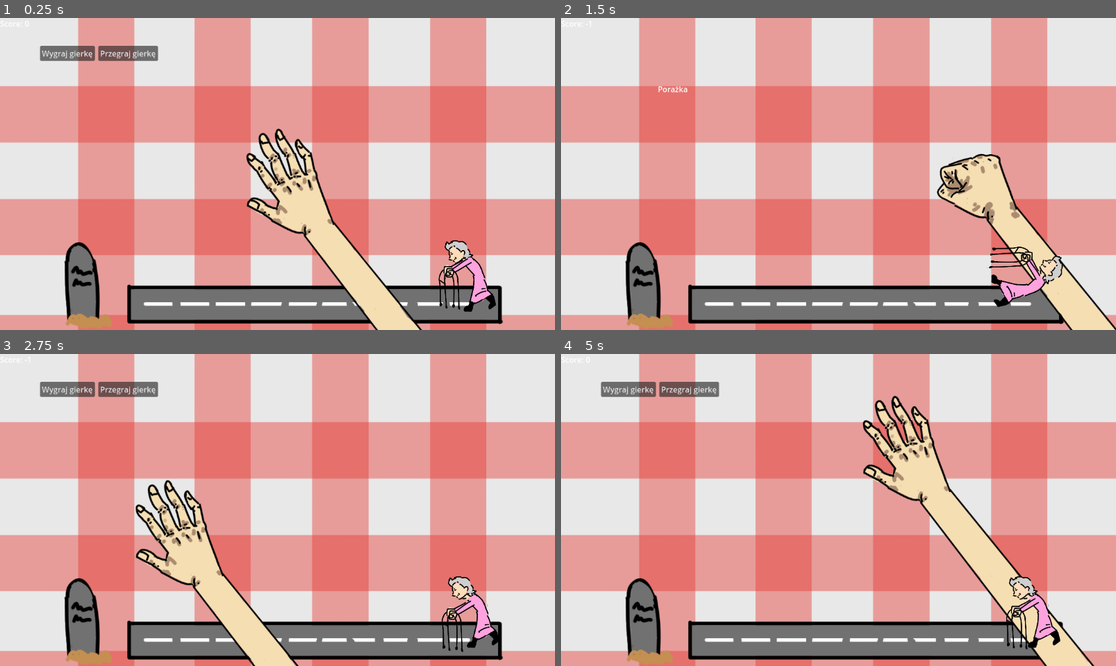
Above: before the commit, frames 1-4 (two rows, left to right).
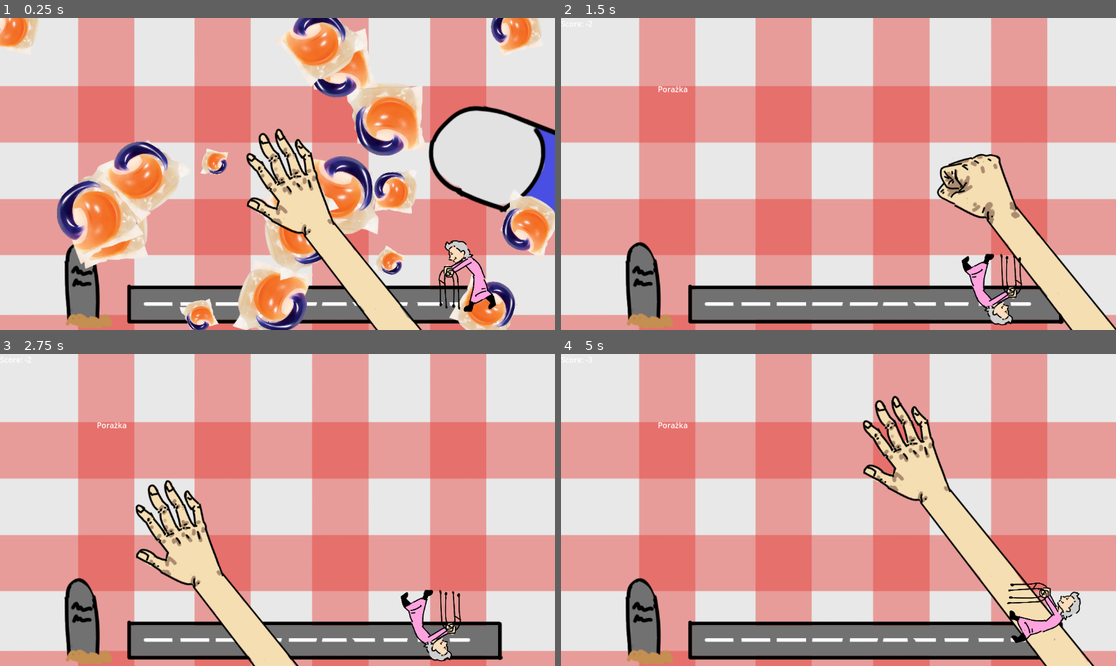
Above: after the commit, the same moments.

Repository: n0tcnj1eck4h/HackCarpathia2025
Game: Godot game, scene res://main.tscn
The game is run twice, just before and just after one commit, with the same random seed, the same clock (stepped at 60 frames per second) and the same inputs.
Inputs (mouse positions are in pixels of both pictures, inside the frame that each line leads up to):
- Up to frame 1 (0.25 s): no input
- Up to frame 2 (1.5 s): click (688, 52) at 0.5 s, where only the run before the commit has a clickable "Przegraj gierkę"; move the mouse to (960, 158) at 1.27 s; click (960, 158) at 1.42 s
- Up to frame 3 (2.75 s): tap Enter at 2 s; move the mouse to (166, 525) at 2.02 s; click (166, 525) at 2.17 s
- Up to frame 4 (5 s): click (627, 388) at 2.75 s, where only the run before the commit has a clickable "Wygraj gierkę"; click (688, 388) at 3.5 s, where only the run after the commit has a clickable "Przegraj gierkę"; tap Space at 4.25 s; move the mouse to (894, 441) at 4.27 s; click (894, 441) at 4.42 s

The runs differ from the first frame. In frame 1, 27% of the frame differs, in the area x 0-100%, y 0-100%; in frame 2, 1.7%; in frame 3, 2.9%; in frame 4, 2.6%.

Commit message:
Add pill consumer minigame

Diff:
--- a/ElderWare/main.gd
+++ b/ElderWare/main.gd
@@ -2,7 +2,8 @@
 
 var score = 0
 const MINIGAMES = [
-	preload("res://minigames/test/test.tscn")
+	preload("res://minigames/test/test.tscn"),
+	preload("res://minigames/pills/getyourmeds.tscn"),
 ]
 
 func _ready() -> void:
@@ -19,8 +20,10 @@
 	var minigame = MINIGAMES.pick_random().instantiate()
 	minigame.mingame_failed.connect(self._on_minigame_failed)
 	minigame.minigame_complete.connect(self._on_minigame_complete)
+	self._clear_minigame()
 	$MinigameContainer.add_child(minigame)
 	$GrandfatherClock.get_child(0).reset()
+
 
 
 func _on_minigame_failed():
--- a/ElderWare/minigames/minigame.gd
+++ b/ElderWare/minigames/minigame.gd
@@ -1,4 +1,4 @@
-extends Node
+extends Node2D
 class_name Minigame
 
 signal mingame_failed
--- a/ElderWare/minigames/pills/evil_pill.gd
+++ b/ElderWare/minigames/pills/evil_pill.gd
@@ -4,13 +4,12 @@
 var velocity = Vector2(200, 50)
 var size := Vector2(32, 32)
 
-signal evil_signal
+signal epic_signal
 
 # Called when the node enters the scene tree for the first time.
 func _ready() -> void:
 	$"Area2D".input_event.connect(_on_input_event)
 	pass # Replace with function body.
-
 
 # Called every frame. 'delta' is the elapsed time since the previous frame.
 func _process(delta: float) -> void:
@@ -43,4 +42,4 @@
 func _on_input_event(viewport: Viewport, event: InputEvent, idx: int) -> void:
 	if event is InputEventMouse:
 		if event.is_pressed() and self.get_viewport_rect().has_point(event.position):
-			self.queue_free()
+			epic_signal.emit()
--- a/ElderWare/minigames/pills/getyourmeds.gd
+++ b/ElderWare/minigames/pills/getyourmeds.gd
@@ -1,4 +1,4 @@
-extends Node2D
+extends Minigame
 
 
 # Called when the node enters the scene tree for the first time.
@@ -12,12 +12,28 @@
 	pass
 
 const BouncyEntityScene = preload("res://minigames/pills/evil_pill.tscn")
+const HealthyEntityScene = preload("res://minigames/pills/good_pill.tscn")
 
 func spawn_bouncy_entities() -> void:
-	var viewport_size := get_viewport_rect().size
+	var viewport_size := self.get_viewport_rect().size
+
+	var pill = HealthyEntityScene.instantiate()
+	add_child(pill)
+	pill.epic_signal.connect(self.minigame_complete.emit)
+	pill.position = Vector2(
+		randf_range(0, viewport_size.x),
+		randf_range(0, viewport_size.y)
+	)
+
+	pill.velocity = Vector2(randf_range(-1, 1), randf_range(-1, 1)).normalized() * randf_range(10.0, 500.0)
+	pill.rpm = randf_range(-4, 4)
+	var pillscale = randf_range(1, 4)
+	pill.apply_scale(Vector2(pillscale, pillscale))
+
 	for i in range(20):
 		var entity = BouncyEntityScene.instantiate()
 		add_child(entity)
+		entity.epic_signal.connect(self.mingame_failed.emit)
 		entity.position = Vector2(
 			randf_range(0, viewport_size.x),
 			randf_range(0, viewport_size.y)
--- /dev/null
+++ b/ElderWare/minigames/pills/good_pill.tscn
@@ -0,0 +1,20 @@
+[gd_scene load_steps=4 format=3 uid="uid://c5ylrlarouwrb"]
+
+[ext_resource type="Script" uid="uid://hi5yrvwrnd83" path="res://minigames/pills/evil_pill.gd" id="1_6sbgc"]
+[ext_resource type="Texture2D" uid="uid://dr75adrrp4dgs" path="res://assets/pigulka3.png" id="2_6sbgc"]
+
+[sub_resource type="CircleShape2D" id="CircleShape2D_4pqm3"]
+radius = 74.108
+
+[node name="EpicPill" type="Node2D"]
+script = ExtResource("1_6sbgc")
+
+[node name="Sprite2D" type="Sprite2D" parent="."]
+position = Vector2(18, 76)
+scale = Vector2(0.329, 0.383)
+texture = ExtResource("2_6sbgc")
+
+[node name="Area2D" type="Area2D" parent="."]
+
+[node name="CollisionShape2D" type="CollisionShape2D" parent="Area2D"]
+shape = SubResource("CircleShape2D_4pqm3")
